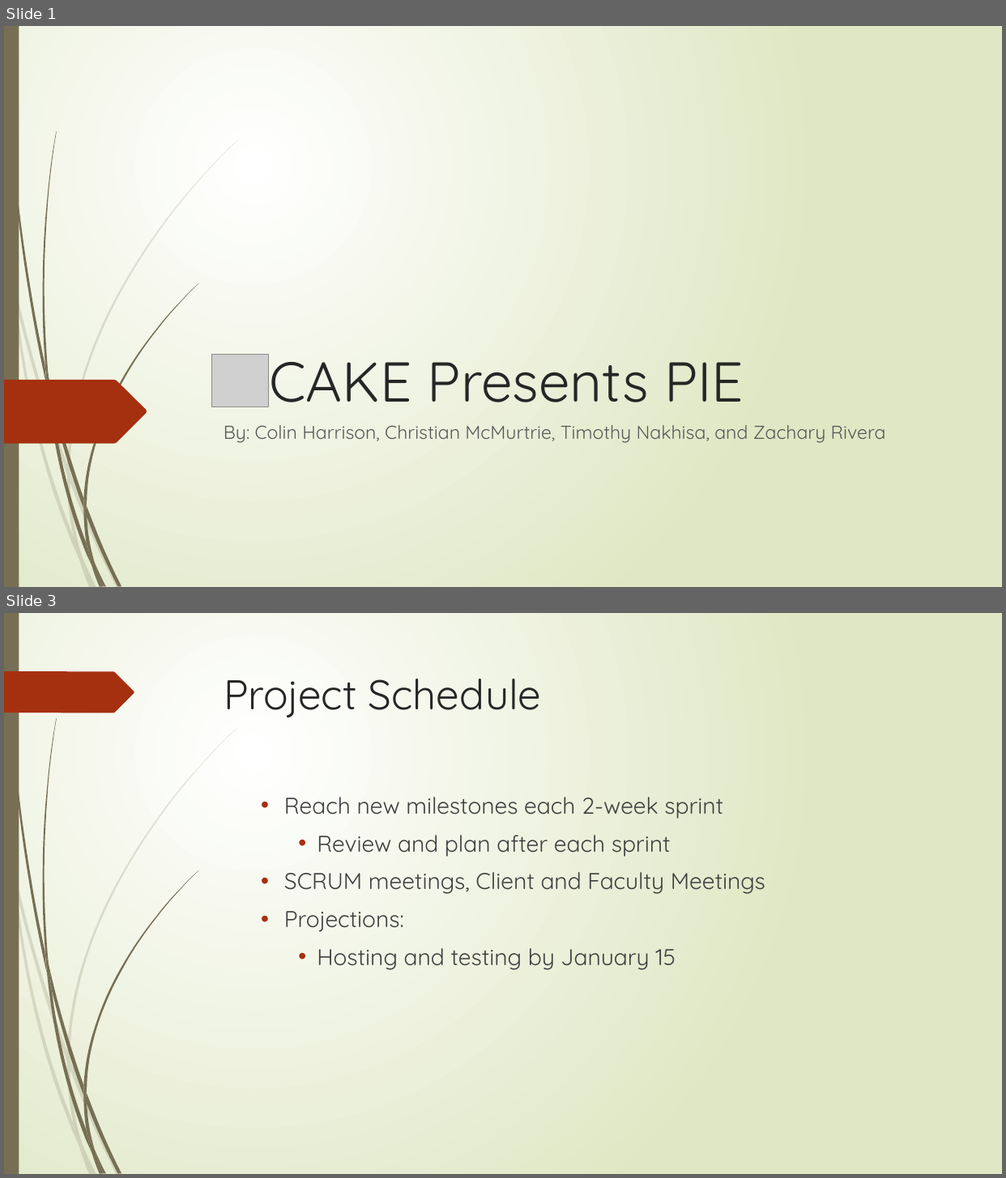
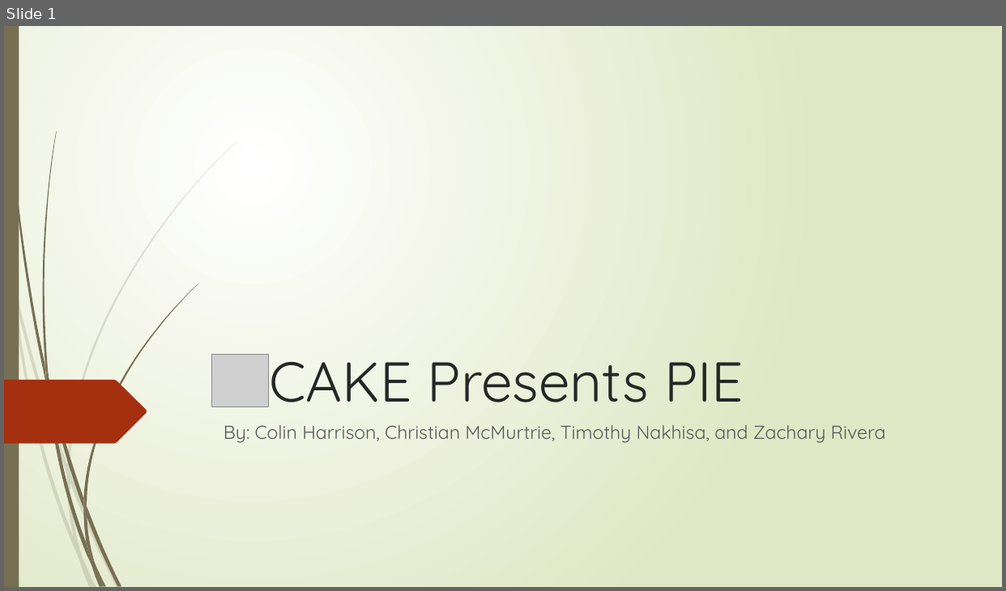
Before and after one commit to cs480GroupCAKE/PIEWebsite, a slide deck: Presentation/Presentation Two/Presentation Two.pptx. Shown one above the other, each under a label of ours: slides 1 and 3 before the commit, slide 1 after it; the slides between them are not shown. The pictures are 1006x1178 and 1006x591 pixels, drawn with LibreOffice and Linux fonts; fonts in the diff are those of the drawing; grey boxes stand for pictures. Boxes give left, top, right and bottom in pixels: in the first picture for what was removed or moved away, otherwise in the second. Text is boxed around its words. In the diff, an @@ line names an element or a change of style, - is before the commit and + after.

```diff
--- a/Presentation/Presentation Two/Presentation Two.pptx
+++ b/Presentation/Presentation Two/Presentation Two.pptx
@@ slide 3 removed at box(4, 613, 1002, 1174), background gradient #FFFFFF to #DFE8C4; not listed: 23 template elements that a slide beside it also shows @@
@@ freeform shape removed at box(4, 671, 134, 713) @@
@@ title removed at box(224, 679, 541, 717) @@
-Project Schedule
@@ text removed at box(284, 797, 765, 970) @@
-  • Reach new milestones each 2-week sprint
-    • Review and plan after each sprint
-  • SCRUM meetings, Client and Faculty Meetings
-  • Projections:
-    • Hosting and testing by January 15
```
Also in this commit, not shown: 2 slides changed, 8 slides added, 12 other slides removed.
